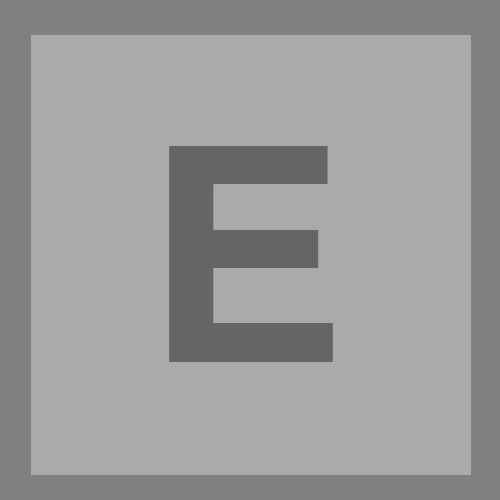
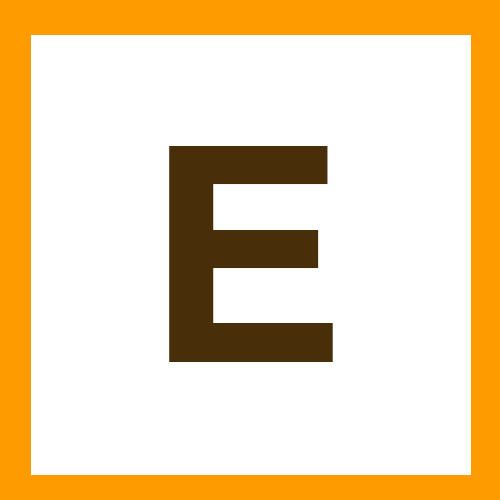
Two versions of the same layered image (500px x 500px). Layer-by-layer changes:
painted on "E" over 169, 146, 333, 362
